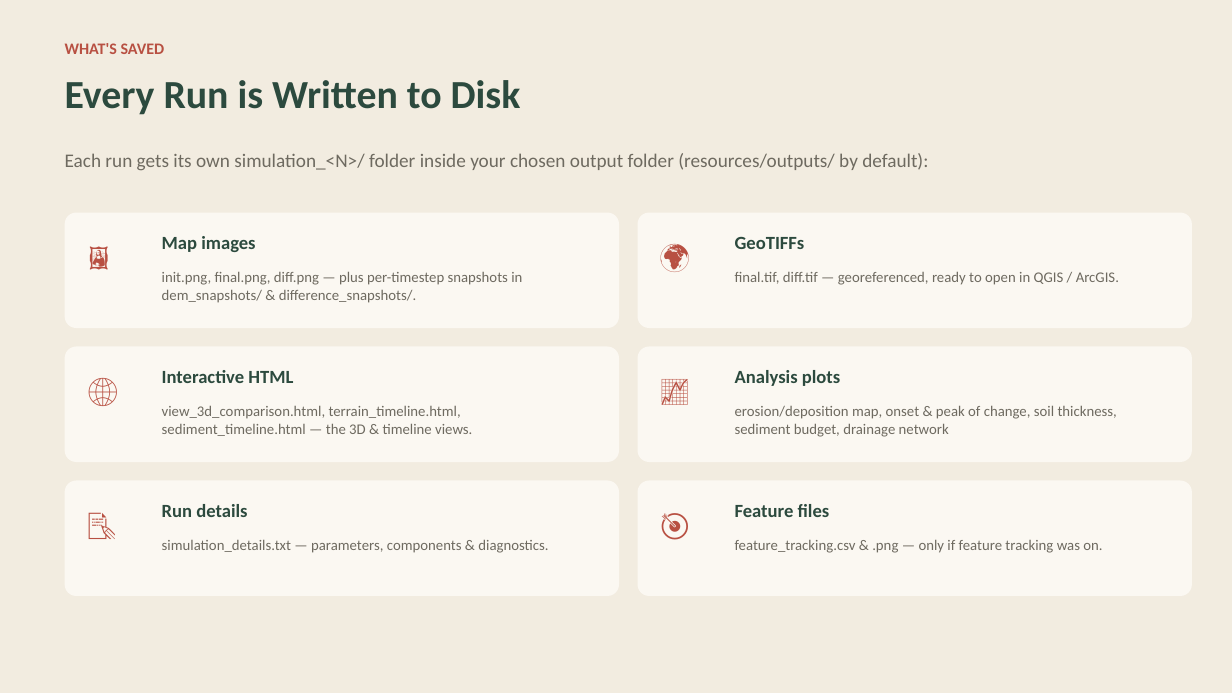
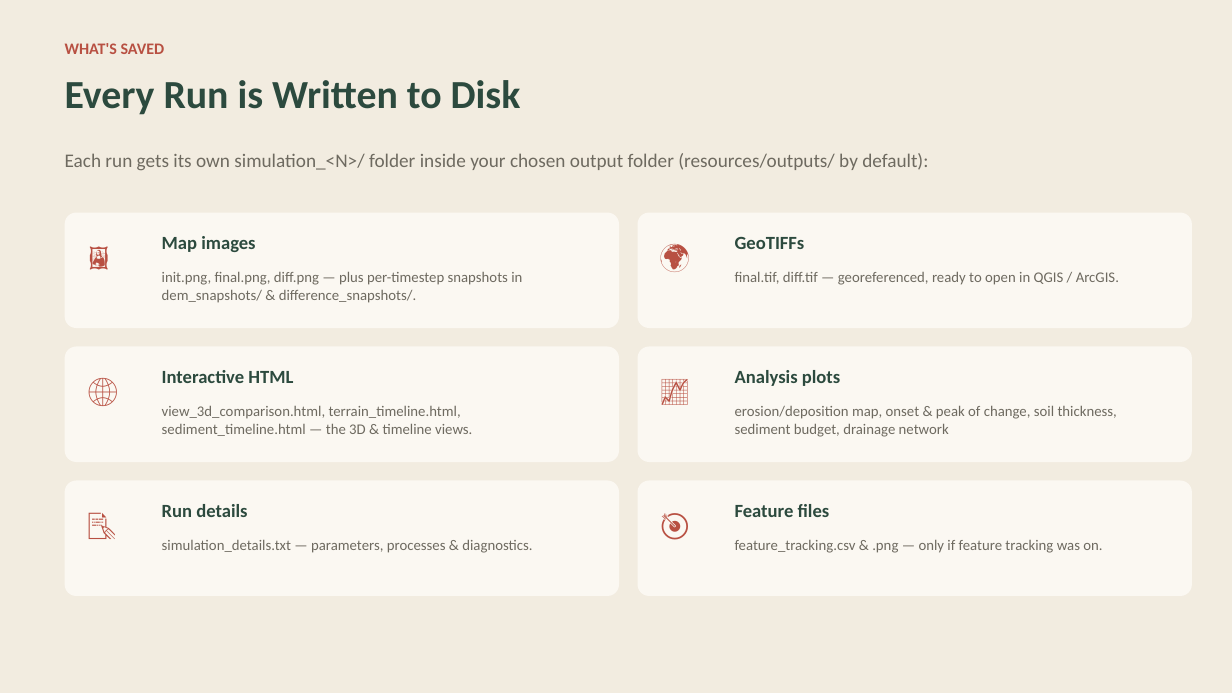
Before and after one commit to vinuri-s/landEvolve, a slide deck: slide 13 of LandEvolve_Workflow.pptx (slide 12 before the commit). Drawn at 1232x693 pixels with LibreOffice and Linux fonts; fonts in the diff are those of the drawing. Boxes give left, top, right and bottom in pixels: in the first picture for what was removed or moved away, otherwise in the second. Text is boxed around its words. In the diff, an @@ line names an element or a change of style, - is before the commit and + after.

```diff
--- a/LandEvolve_Workflow.pptx
+++ b/LandEvolve_Workflow.pptx
@@ text at bbox=[162, 540, 532, 553]: text changed @@
-simulation_details.txt — parameters, components & diagnostics.
+simulation_details.txt — parameters, processes & diagnostics.
```
Also in this commit, not shown: 7 other slides changed, 1 slide added, 23 other files.
